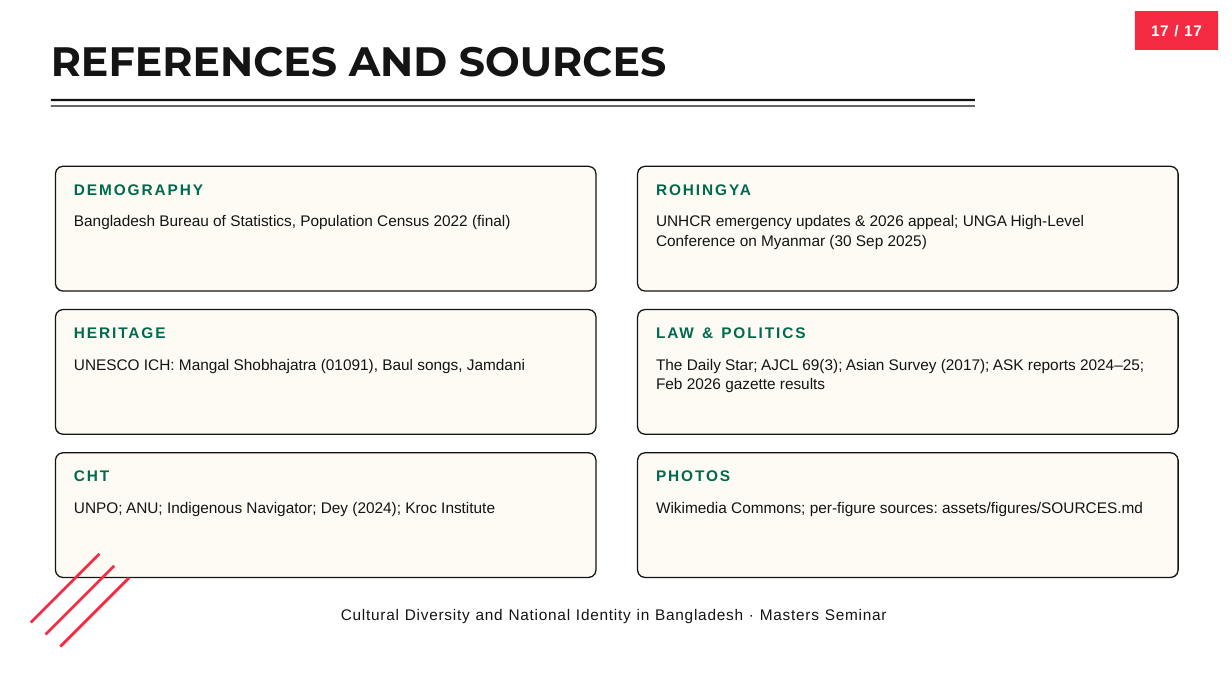
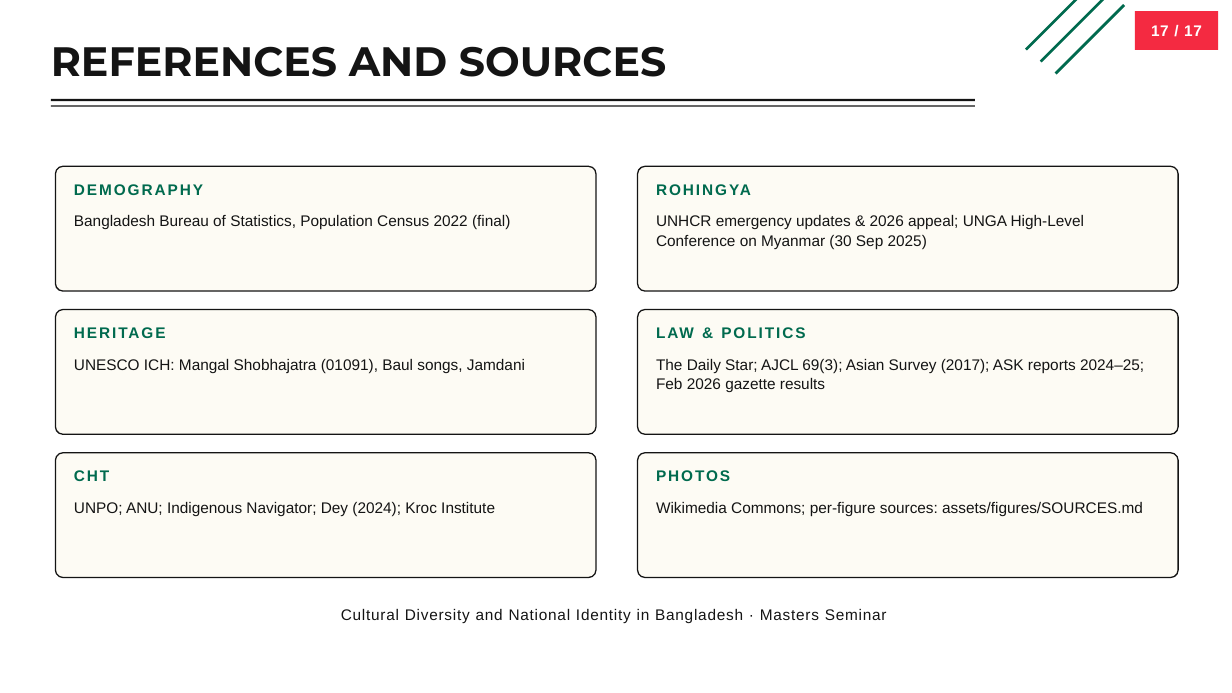
Before and after one commit to moon-netizen-arch/codex-ppt-skill, a slide deck: slide 17 of decks/bangladesh-cultural-diversity/bangladesh-cultural-diversity-editable.pptx. Drawn at 1232x693 pixels with LibreOffice and Linux fonts; fonts in the diff are those of the drawing. Boxes give left, top, right and bottom in pixels: in the first picture for what was removed or moved away, otherwise in the second. Text is boxed around its words. In the diff, an @@ line names an element or a change of style, - is before the commit and + after.

```diff
--- a/decks/bangladesh-cultural-diversity/bangladesh-cultural-diversity-editable.pptx
+++ b/decks/bangladesh-cultural-diversity/bangladesh-cultural-diversity-editable.pptx
@@ 3 rectangles: place and size @@
-3 rectangles at box(30, 553, 130, 648)
+3 rectangles at box(1025, 0, 1125, 75)
@@ fill #F42A41 to #006A4E in 3 elements at box(1025, 0, 1096, 51), box(1040, 0, 1111, 63), box(1055, 4, 1125, 75) @@
```
Also in this commit, not shown: 15 other slides changed, 1 other file.
